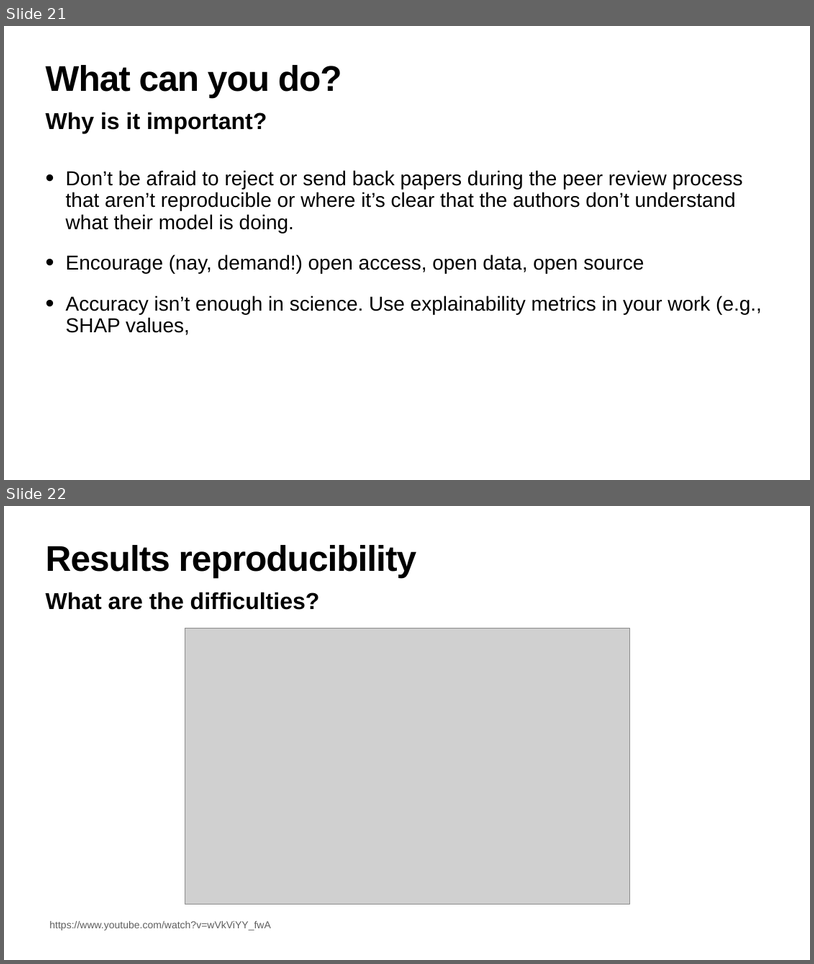
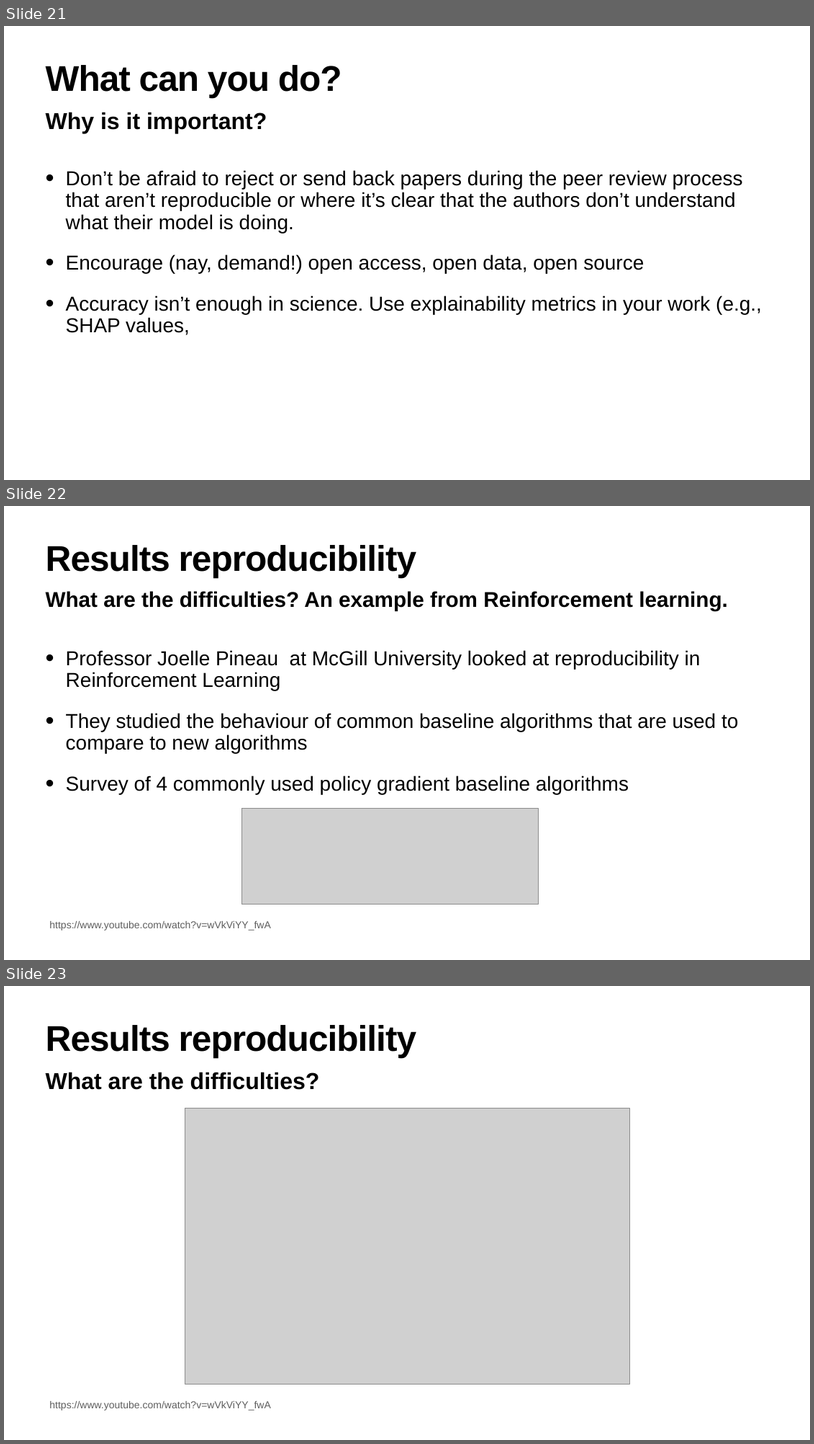
Before and after one commit to hanveiga/amld-2021-repML, a slide deck: slides/03_Reproducible_Scientific_ML.pptx. Shown one above the other, each under a label of ours: slides 21 and 22 before the commit, slides 21, 22 and 23 after it. The pictures are 814x964 and 814x1444 pixels, drawn with LibreOffice and Linux fonts; fonts in the diff are those of the drawing; grey boxes stand for pictures. Boxes give left, top, right and bottom in pixels: in the first picture for what was removed or moved away, otherwise in the second. Text is boxed around its words. In the diff, an @@ line names an element or a change of style, - is before the commit and + after.

```diff
--- a/slides/03_Reproducible_Scientific_ML.pptx
+++ b/slides/03_Reproducible_Scientific_ML.pptx
@@ slide 22 added at [4,506,810,960], background #FFFFFF @@
@@ title added at [46,545,417,577], 85 pt, text #000000, bold @@
+Results reproducibility
@@ text added at [46,591,728,611], 50.9 pt, text #000000, bold @@
+What are the difficulties? An example from Reinforcement learning.
@@ text added at [66,650,738,794], 48 pt, text #000000 @@
+• Professor Joelle Pineau at McGill University looked at reproducibility in Reinforcement Learning
+• They studied the behaviour of common baseline algorithms that are used to compare to new algorithms
+• Survey of 4 commonly used policy gradient baseline algorithms
@@ picture added at [242,808,538,904] @@
@@ text added at [49,921,270,930], 24 pt, text #5E5E5E @@
+https://www.youtube.com/watch?v=wVkViYY_fwA
@@ what was slide 22 is now slide 23 @@
```
Also in this commit, not shown: 5 slides changed, 4 other slides added.
